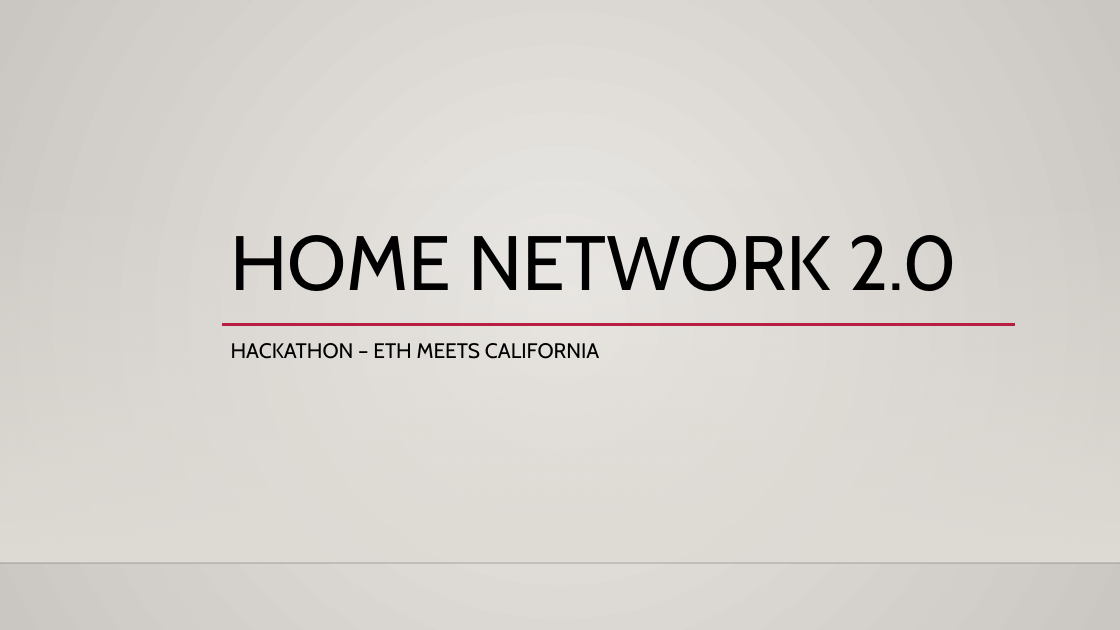
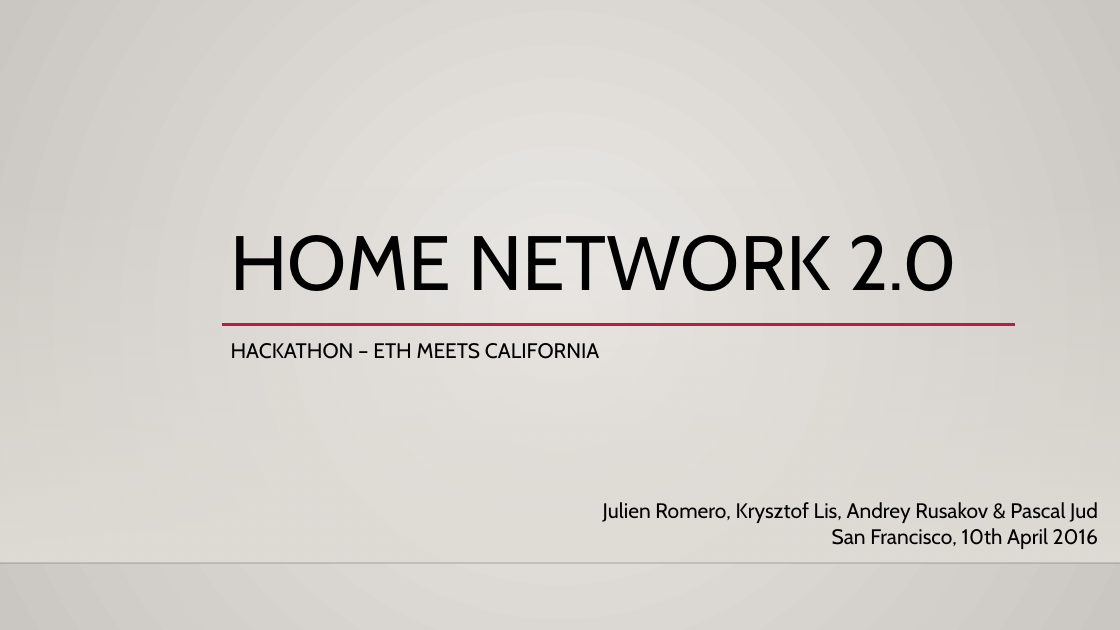
Before and after one commit to pajud/hackathonHomeNetwork, a slide deck: slide 1 of presentation.pptx. Drawn at 1120x630 pixels with LibreOffice and Linux fonts; fonts in the diff are those of the drawing; background and template pictures are left out. Boxes give left, top, right and bottom in pixels: in the first picture for what was removed or moved away, otherwise in the second. Text is boxed around its words. In the diff, an @@ line names an element or a change of style, - is before the commit and + after.

Commit message:
finish

```diff
--- a/presentation.pptx
+++ b/presentation.pptx
@@ text added at [603, 502, 1098, 549], 18 pt, text #000000 @@
+Julien Romero, Krysztof Lis, Andrey Rusakov & Pascal Jud
+San Francisco, 10th April 2016
```
Also in this commit, not shown: 1 slide added.
